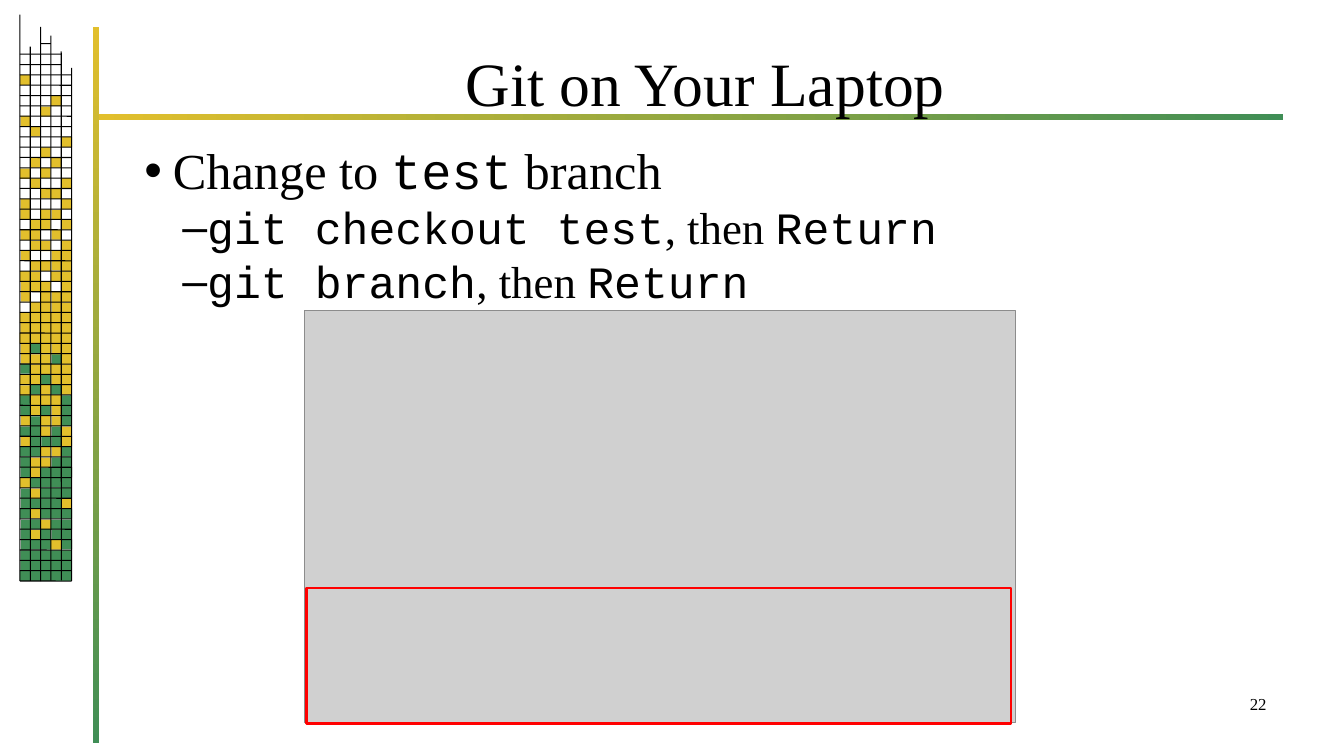
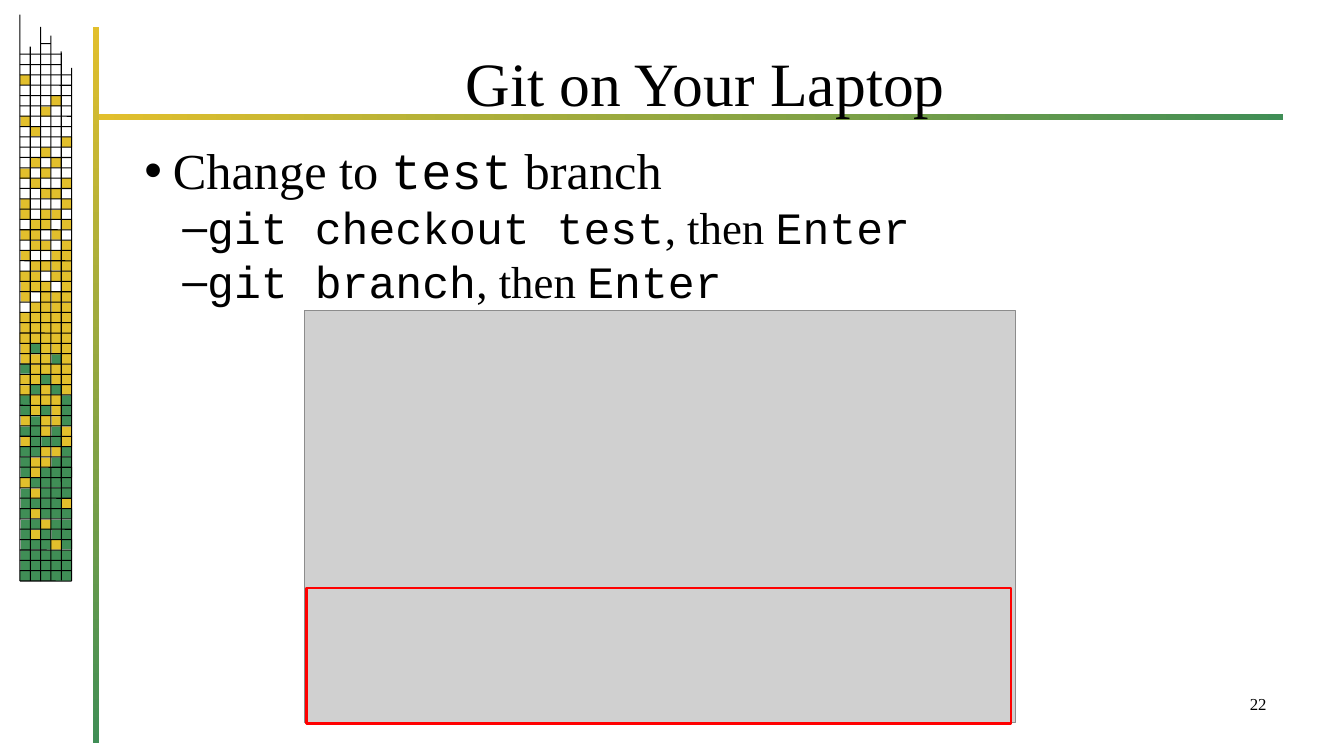
Before and after one commit to jrb28/git, a slide deck: slide 22 of 26bGit.pptx. Drawn at 1344x756 pixels with LibreOffice and Linux fonts; fonts in the diff are those of the drawing; grey boxes stand for pictures; background and template pictures are left out. Boxes give left, top, right and bottom in pixels: in the first picture for what was removed or moved away, otherwise in the second. Text is boxed around its words. In the diff, an @@ line names an element or a change of style, - is before the commit and + after.

```diff
--- a/26bGit.pptx
+++ b/26bGit.pptx
@@ text at [207, 212, 910, 311]: text changed @@
-  – git checkout test, then Return
-  – git branch, then Return
+  – git checkout test, then Enter
+  – git branch, then Enter
```
Also in this commit, not shown: 22 other slides changed, 1 other file.
